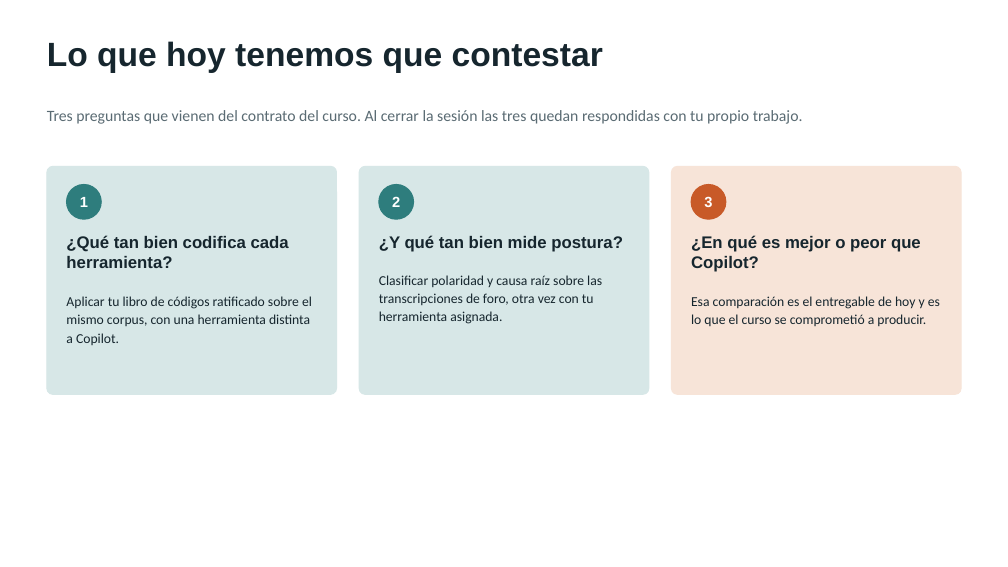
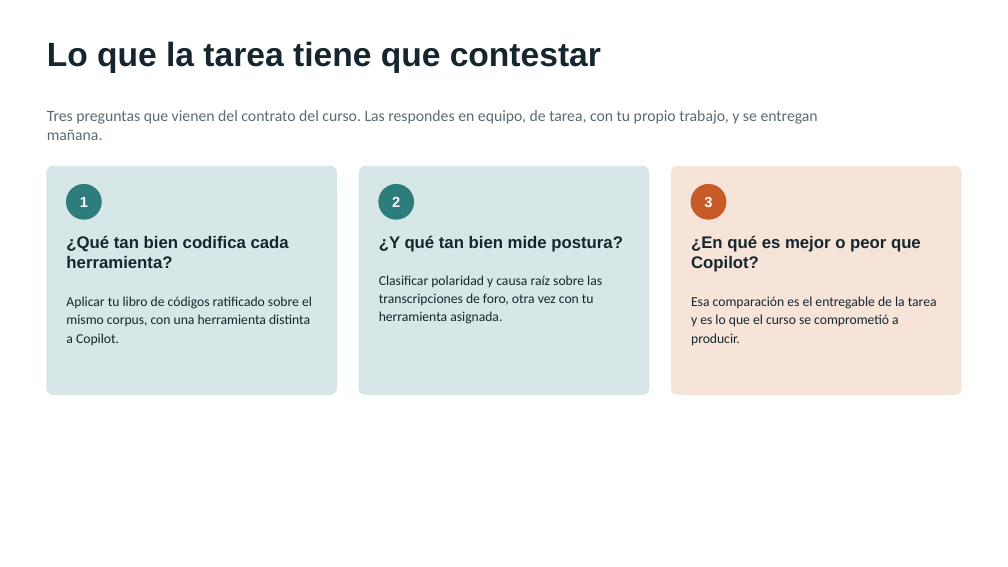
Before and after one commit to marvtrejo/curso-inegi-gen-ai, a slide deck: slide 3 of sesion-05/Sesion_05_Ecosistema_Herramientas.pptx. Drawn at 1008x567 pixels with LibreOffice and Linux fonts; fonts in the diff are those of the drawing. Boxes give left, top, right and bottom in pixels: in the first picture for what was removed or moved away, otherwise in the second. Text is boxed around its words. In the diff, an @@ line names an element or a change of style, - is before the commit and + after.

```diff
--- a/sesion-05/Sesion_05_Ecosistema_Herramientas.pptx
+++ b/sesion-05/Sesion_05_Ecosistema_Herramientas.pptx
@@ text at <box>47,41,601,73</box>: text changed @@
-Lo que hoy tenemos que contestar
+Lo que la tarea tiene que contestar
@@ text at <box>47,110,818,140</box>: text changed @@
-Tres preguntas que vienen del contrato del curso. Al cerrar la sesión las tres quedan respondidas con tu propio trabajo.
+Tres preguntas que vienen del contrato del curso. Las respondes en equipo, de tarea, con tu propio trabajo, y se entregan mañana.
@@ text at <box>691,296,937,346</box>: text changed @@
-Esa comparación es el entregable de hoy y es lo que el curso se comprometió a producir.
+Esa comparación es el entregable de la tarea y es lo que el curso se comprometió a producir.
```
Also in this commit, not shown: 11 other slides changed, 9 slides added, 1 slide removed, 3 other files.
